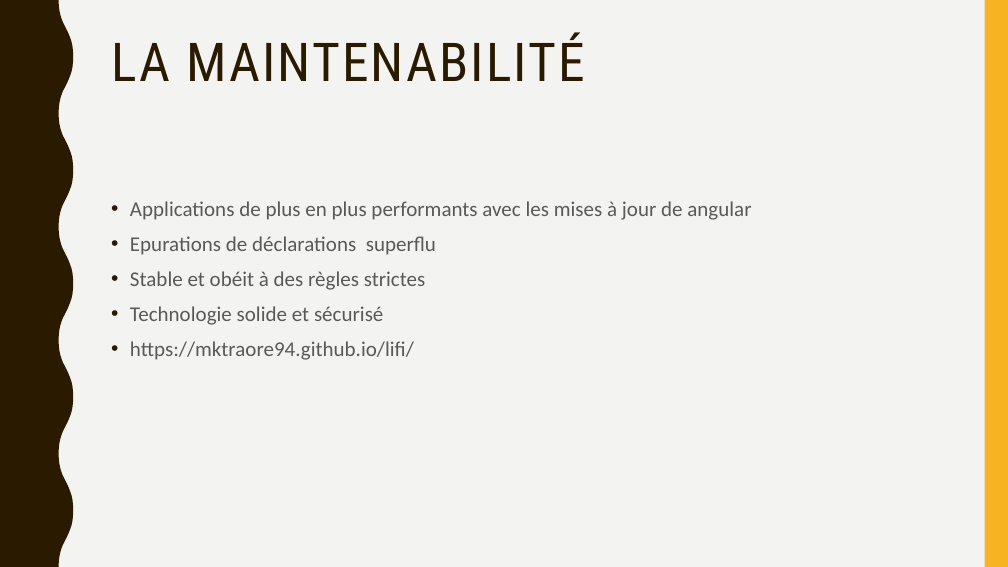
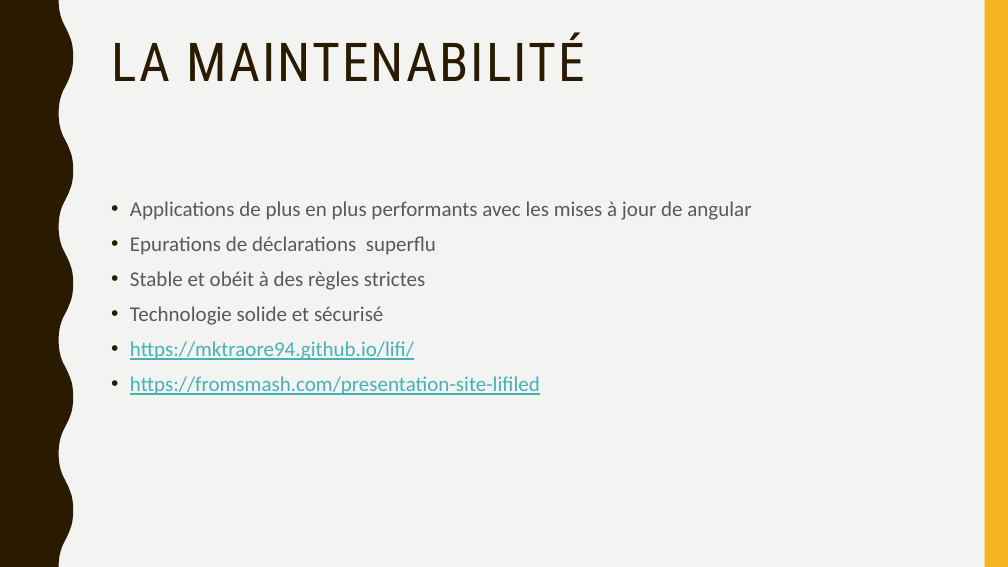
Before and after one commit to AriEru10/lifi, a slide deck: slide 10 of Présentation Lifiled.pptx. Drawn at 1008x567 pixels with LibreOffice and Linux fonts; fonts in the diff are those of the drawing. Boxes give left, top, right and bottom in pixels: in the first picture for what was removed or moved away, otherwise in the second. Text is boxed around its words. In the diff, an @@ line names an element or a change of style, - is before the commit and + after.

```diff
--- a/Présentation Lifiled.pptx
+++ b/Présentation Lifiled.pptx
@@ text at box(130, 341, 414, 360): text colour #595959 to #46B2B5, underline on in "https://mktraore94.github.io/lifi/" @@
@@ text at box(130, 376, 540, 395): paragraph added @@
+• https://fromsmash.com/presentation-site-lifiled
```
Also in this commit, not shown: 2 other files.
